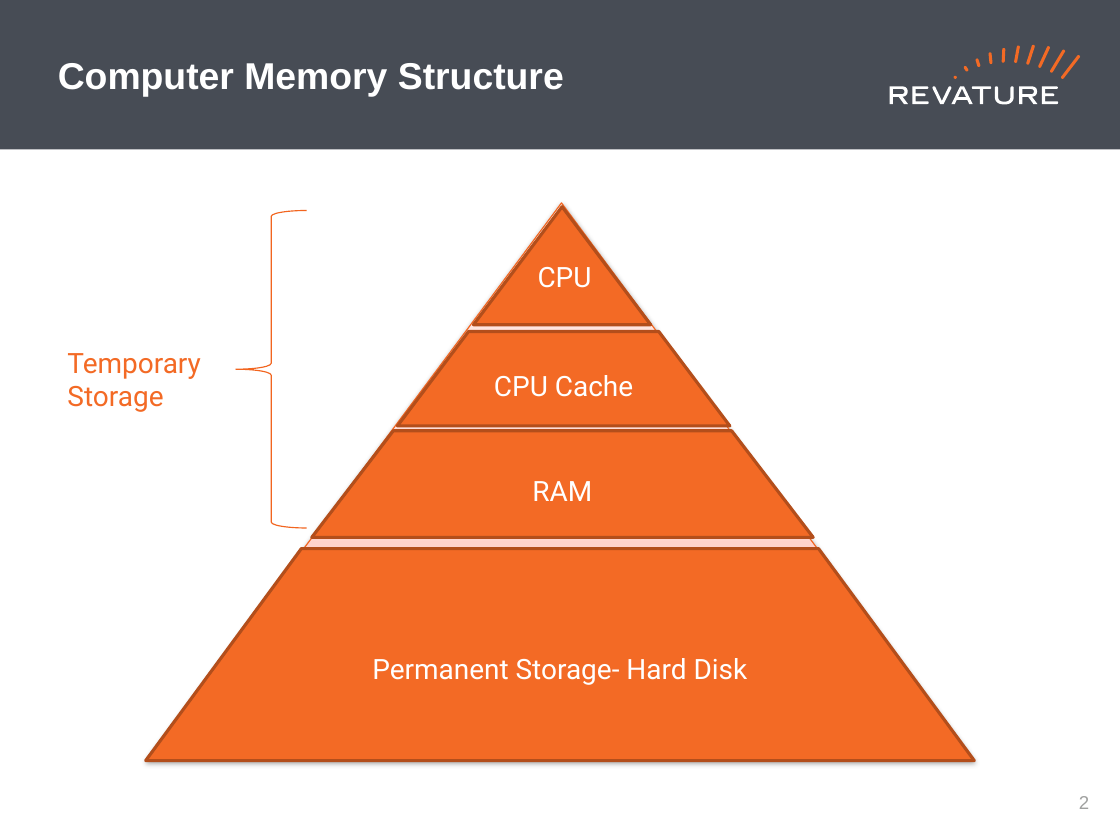
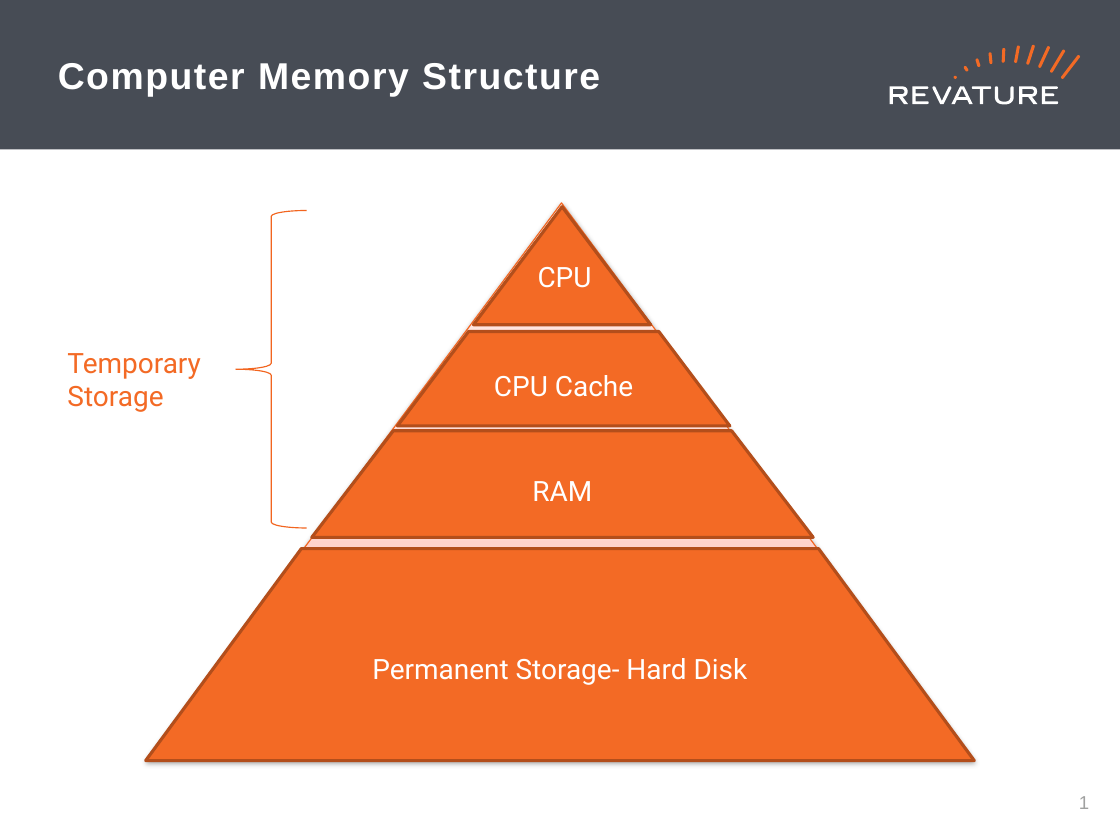
Before and after one commit to jhigherevature/8302021_RAP, a slide deck: slide 2 of powerpoints/Day_2.pptx (slide 3 before the commit). Drawn at 1120x840 pixels with LibreOffice and Linux fonts; fonts in the diff are those of the drawing. Boxes give left, top, right and bottom in pixels: in the first picture for what was removed or moved away, otherwise in the second. Text is boxed around its words. In the diff, an @@ line names an element or a change of style, - is before the commit and + after.

```diff
--- a/powerpoints/Day_2.pptx
+++ b/powerpoints/Day_2.pptx
@@ title "Computer Memory Structure" at (58,63,600,96): letter spacing 0 to 1 pt @@
@@ page number at (1079,796,1089,809): text changed @@
-2
+1
```
Also in this commit, not shown: 2 other slides changed, 12 slides added, 7 slides removed, 2 other files.
